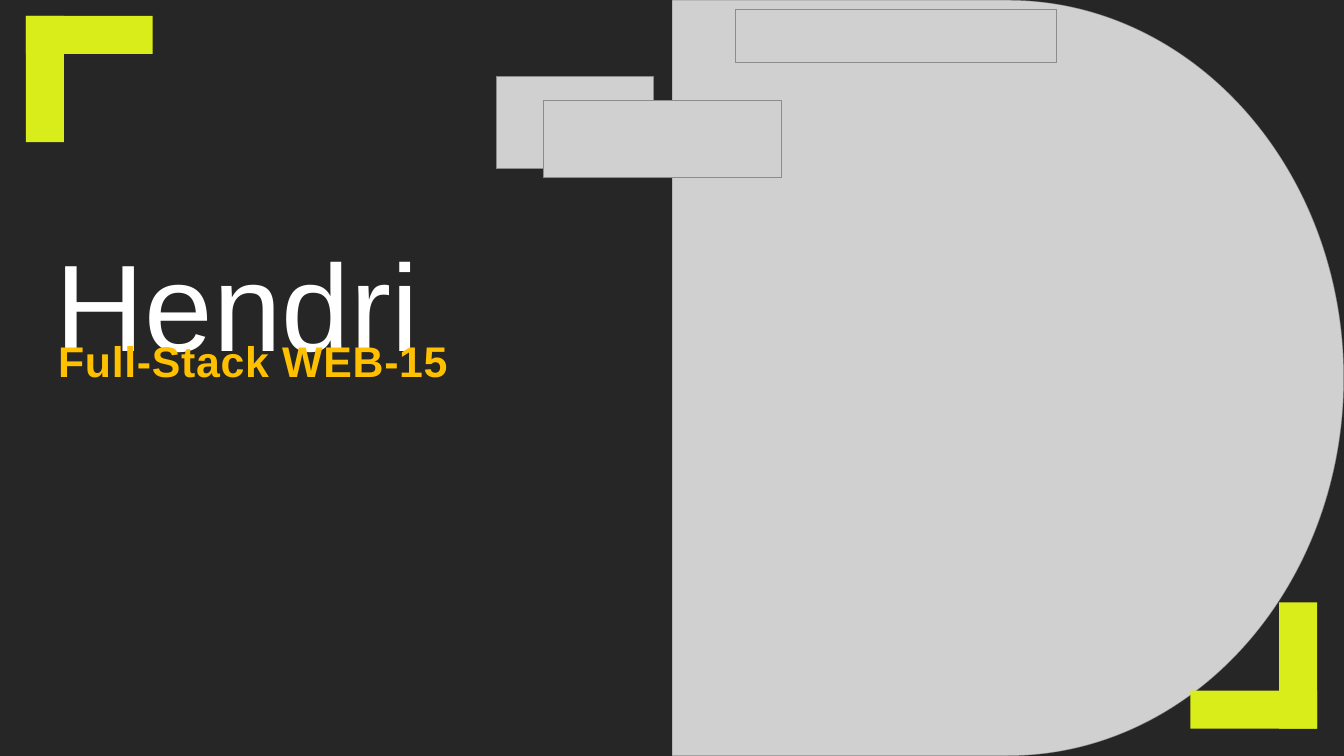
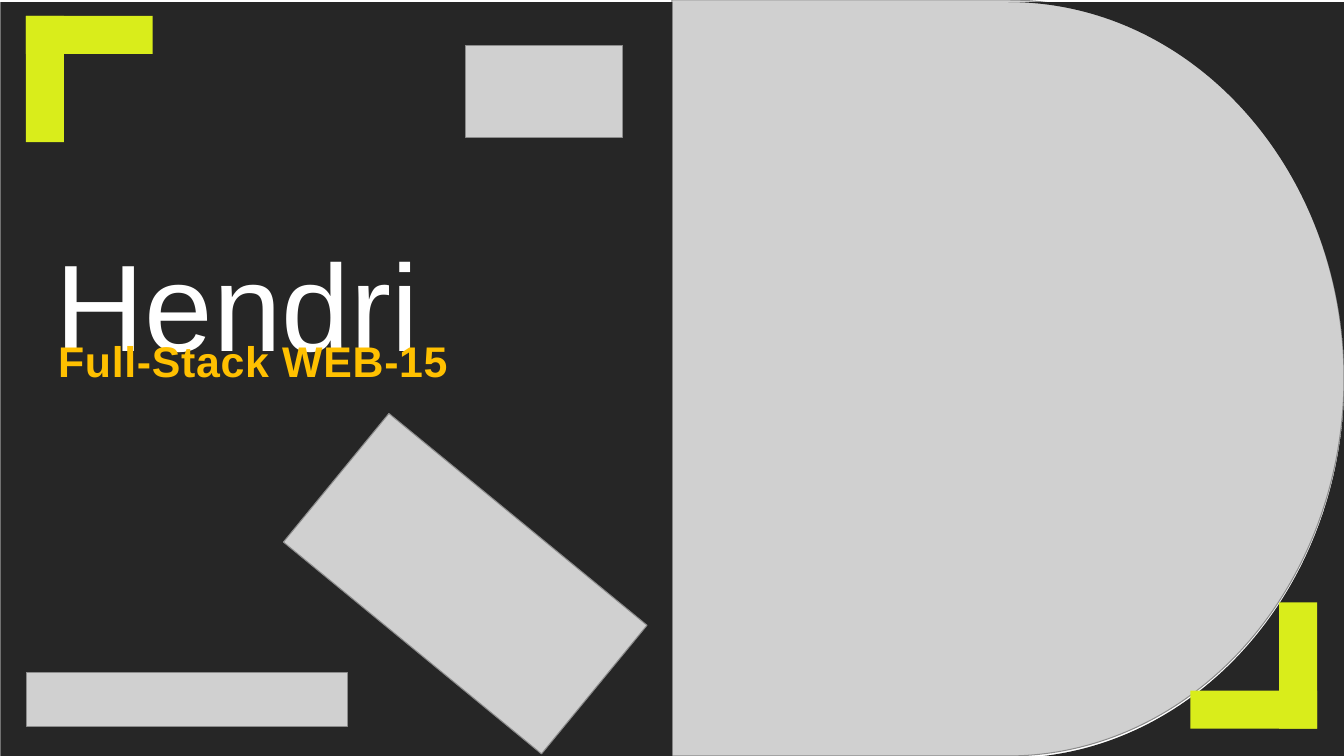
Before and after one commit to hendris27/fw15-backend, a slide deck: slide 1 of slide week-5.pptx. Drawn at 1344x756 pixels with LibreOffice and Linux fonts; fonts in the diff are those of the drawing; grey boxes stand for pictures. Boxes give left, top, right and bottom in pixels: in the first picture for what was removed or moved away, otherwise in the second. Text is boxed around its words. In the diff, an @@ line names an element or a change of style, - is before the commit and + after.

```diff
--- a/slide week-5.pptx
+++ b/slide week-5.pptx
@@ freeform shape at [0,2,1344,756]: outline redrawn @@
@@ picture: place and size @@
-picture at [496,77,653,168]
+picture at [466,45,623,137]
@@ picture at [284,414,647,754]: rotation 0 to 39 degrees @@
@@ picture: place and size @@
-picture at [736,9,1057,63]
+picture at [27,673,348,726]
```
Also in this commit, not shown: 1 other slide changed, 6 other files.
